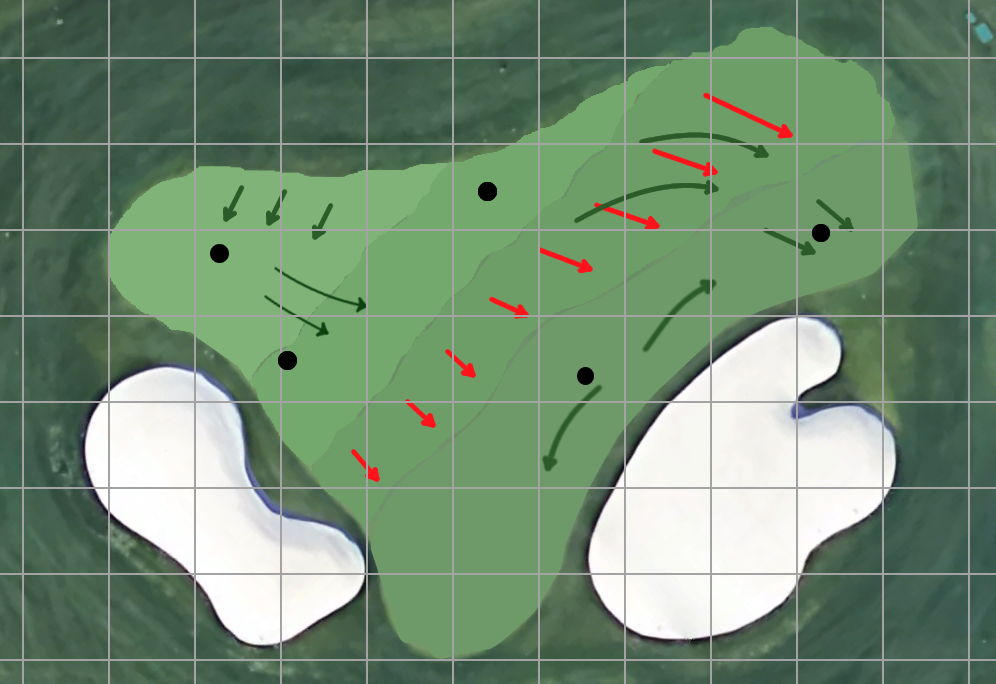
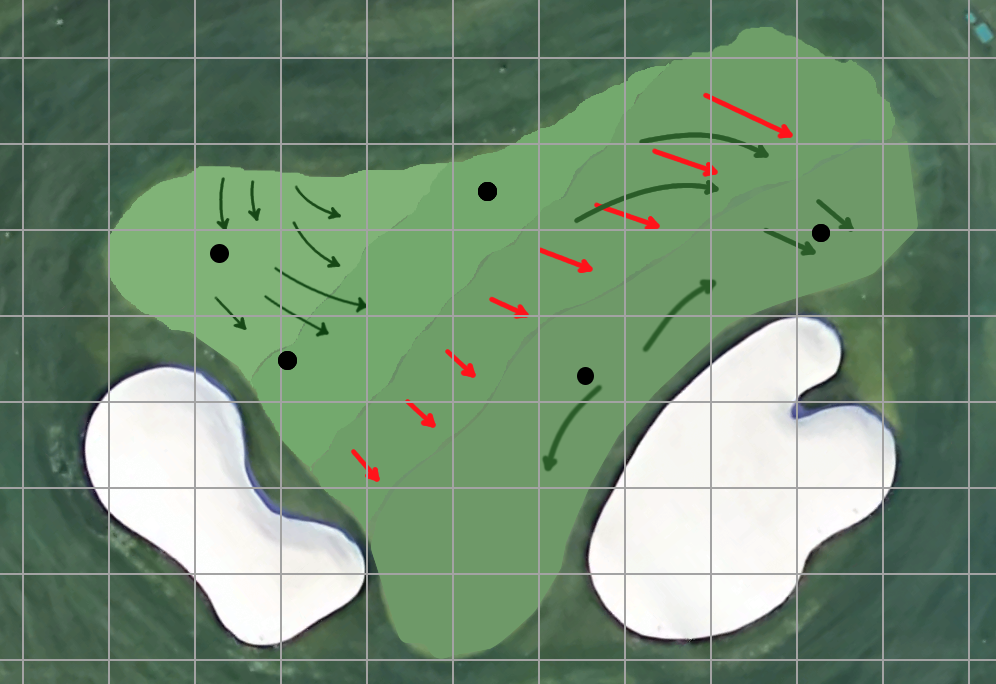
Layered file, before and after one edit (996x684). Changes by layer:
painted on "傾斜2" over [214, 177, 341, 330]
